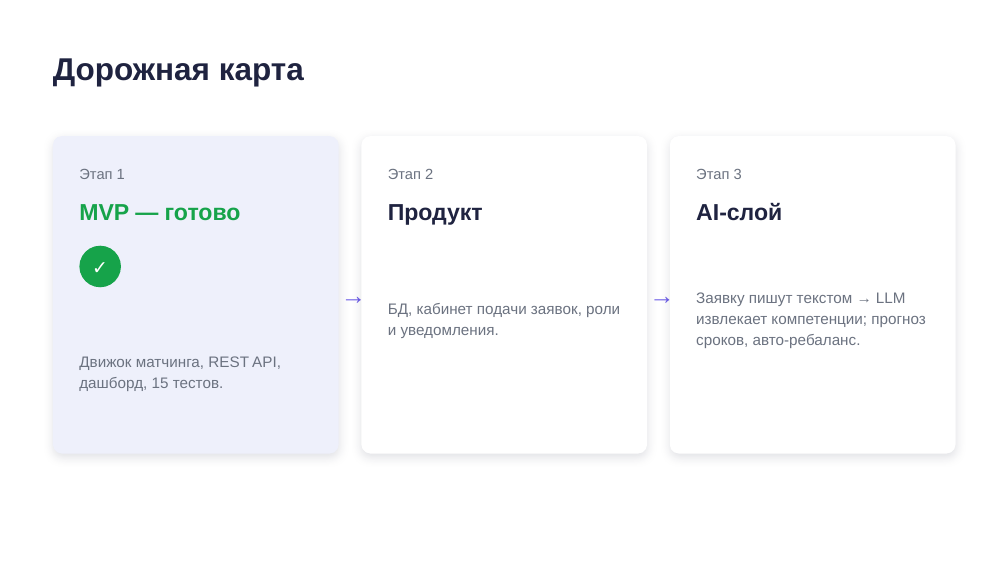
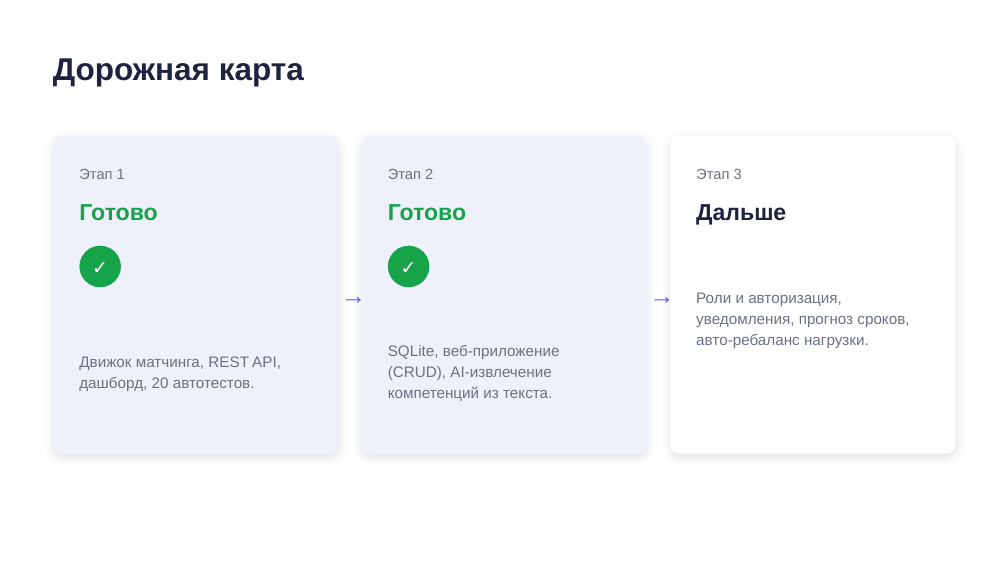
Before and after one commit to wpalish/alem-expert-router, a slide deck: slide 8 of Презентация-Alem-Expert-Router.pptx. Drawn at 1008x567 pixels with LibreOffice and Linux fonts; fonts in the diff are those of the drawing. Boxes give left, top, right and bottom in pixels: in the first picture for what was removed or moved away, otherwise in the second. Text is boxed around its words. In the diff, an @@ line names an element or a change of style, - is before the commit and + after.

Commit message:
Презентация v0.3: AI и веб-приложение как готовые фичи, ссылка на живое демо

```diff
--- a/Презентация-Alem-Expert-Router.pptx
+++ b/Презентация-Alem-Expert-Router.pptx
@@ rounded rectangle at <box>361,136,647,454</box>: fill #FFFFFF to #EEF0FB @@
@@ text at <box>79,204,157,221</box>: text changed @@
-MVP — готово
+Готово
@@ text at <box>388,204,466,221</box>: text changed; text colour #1F2340 to #16A34A @@
-Продукт
+Готово
@@ text added at <box>696,204,786,225</box>, 22 pt, text #1F2340, bold @@
+Дальше
@@ ellipse added at <box>388,246,430,287</box>, fill #16A34A @@
@@ text added at <box>388,246,430,287</box>, 18 pt, text #FFFFFF, bold @@
+✓
@@ text at <box>696,292,909,348</box>: text changed @@
-Заявку пишут текстом → LLM извлекает компетенции; прогноз сроков, авто-ребаланс.
+Роли и авторизация, уведомления, прогноз сроков, авто-ребаланс нагрузки.
@@ text removed at <box>388,303,620,338</box> @@
-БД, кабинет подачи заявок, роли и уведомления.
@@ text at <box>79,356,281,391</box>: text changed @@
-Движок матчинга, REST API, дашборд, 15 тестов.
+Движок матчинга, REST API, дашборд, 20 автотестов.
@@ text at <box>388,345,560,401</box>: text changed; size 22 to 14.5 pt; text colour #1F2340 to #6B7280; bold off @@
-AI-слой
+SQLite, веб-приложение (CRUD), AI-извлечение компетенций из текста.
```
Also in this commit, not shown: 2 other slides changed.
